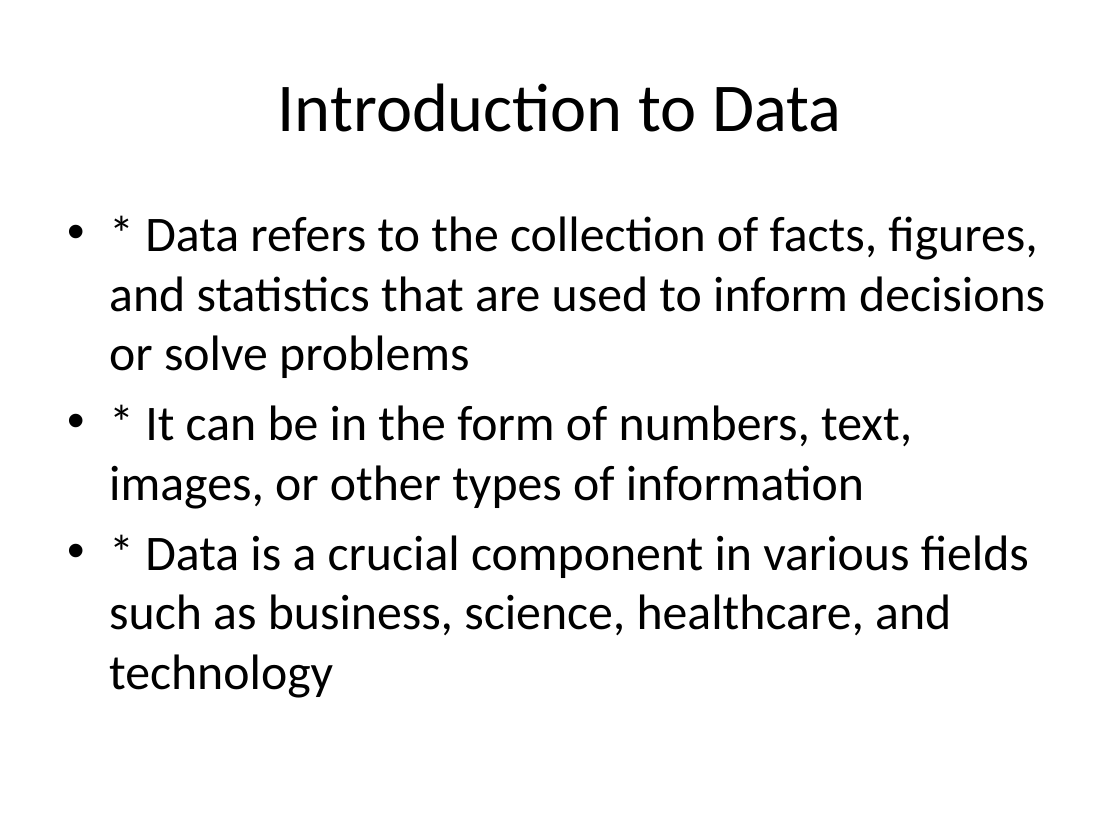
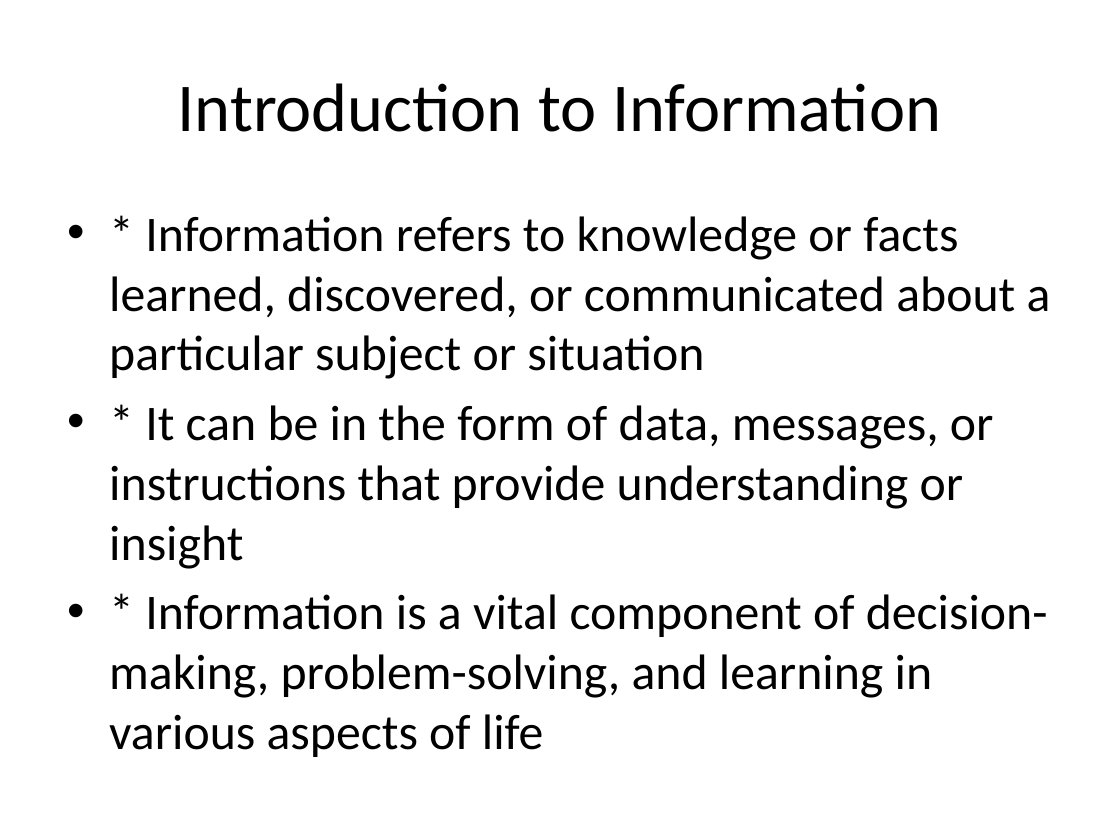
Before and after one commit to Tejesh-Developer/Multi-Applications-ChatBot, a slide deck: slide 1 of generated_presentation.pptx. Drawn at 1120x840 pixels with LibreOffice and Linux fonts; fonts in the diff are those of the drawing. Boxes give left, top, right and bottom in pixels: in the first picture for what was removed or moved away, otherwise in the second. Text is boxed around its words. In the diff, an @@ line names an element or a change of style, - is before the commit and + after.

```diff
--- a/generated_presentation.pptx
+++ b/generated_presentation.pptx
@@ title at box(178, 83, 941, 132): text changed @@
-Introduction to Data
+Introduction to Information
@@ text at box(109, 216, 1051, 757): text changed @@
-• * Data refers to the collection of facts, figures, and statistics that are used to inform decisions or solve problems
-• * It can be in the form of numbers, text, images, or other types of information
-• * Data is a crucial component in various fields such as business, science, healthcare, and technology
+• * Information refers to knowledge or facts learned, discovered, or communicated about a particular subject or situation
+• * It can be in the form of data, messages, or instructions that provide understanding or insight
+• * Information is a vital component of decision-making, problem-solving, and learning in various aspects of life
```
Also in this commit, not shown: 1 other slide changed, 1 slide added, 3 slides removed, 3 other files.
